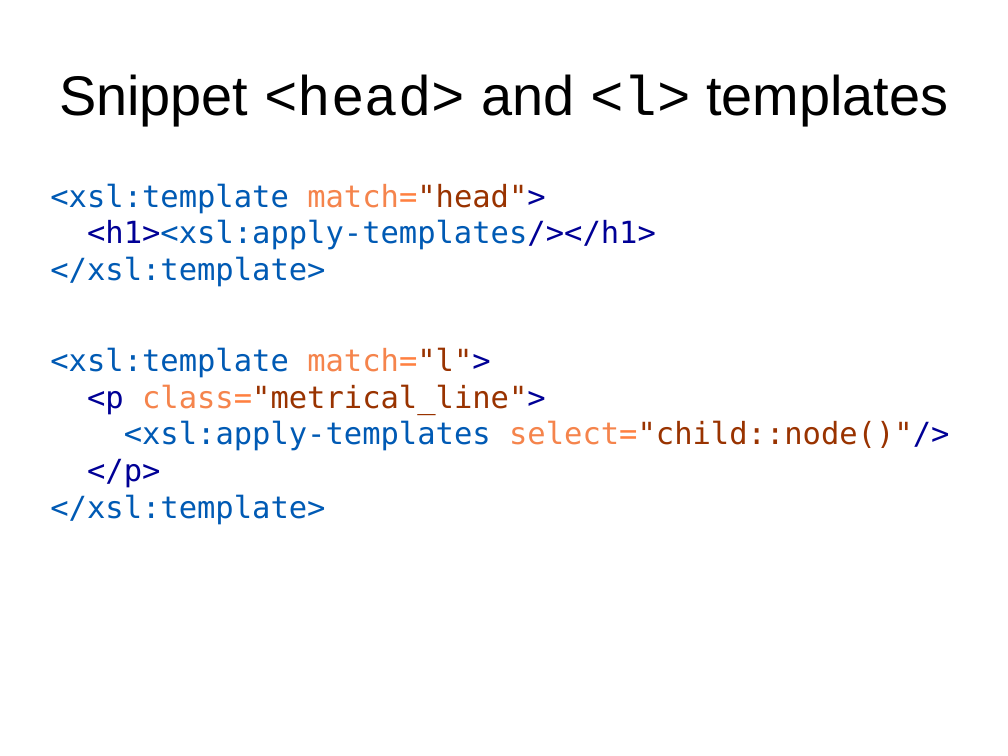
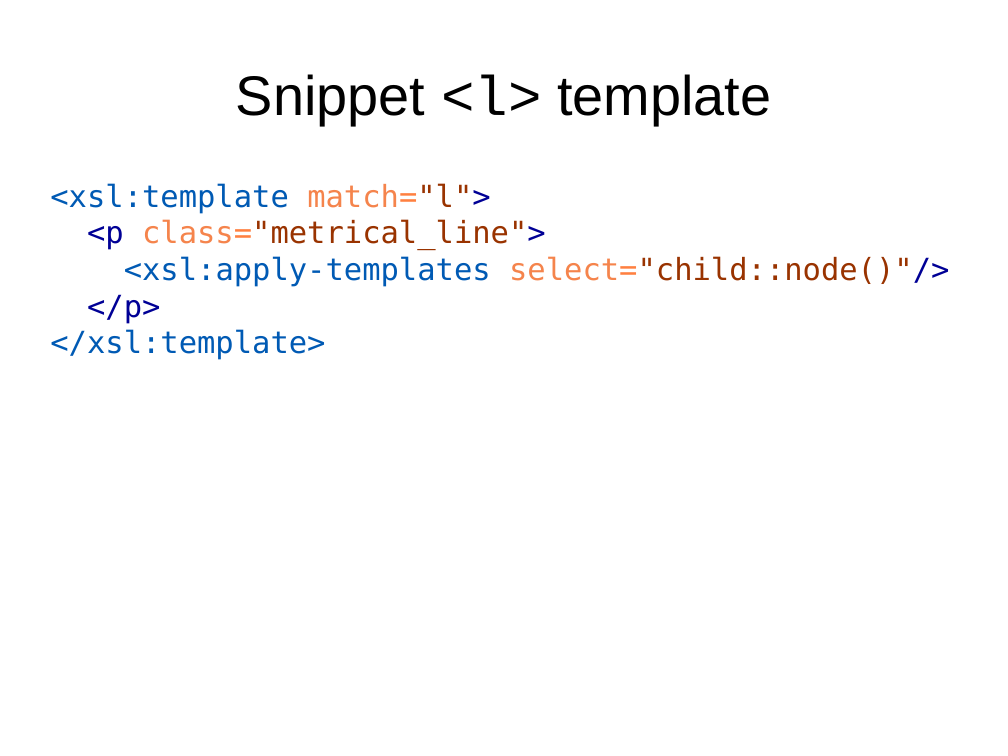
Before and after one commit to martindholmes/XSLT_workshops, a slide deck: slide 22 of intro/presentations/06_processing_model.odp (slide 10 before the commit). Drawn at 1008x756 pixels with LibreOffice and Linux fonts; fonts in the diff are those of the drawing. Boxes give left, top, right and bottom in pixels: in the first picture for what was removed or moved away, otherwise in the second. Text is boxed around its words. In the diff, an @@ line names an element or a change of style, - is before the commit and + after.

```diff
--- a/intro/presentations/06_processing_model.odp
+++ b/intro/presentations/06_processing_model.odp
@@ title at bbox=[236, 74, 771, 125]: text changed @@
-Snippet <head> and <l> templates
+Snippet <l> template
@@ text at bbox=[50, 183, 656, 286]: paragraph removed @@
-<xsl:template match="head">
-<h1><xsl:apply-templates/></h1>
-</xsl:template>
```
Also in this commit, not shown: 3 other slides changed, 12 slides added, 1 other file.
